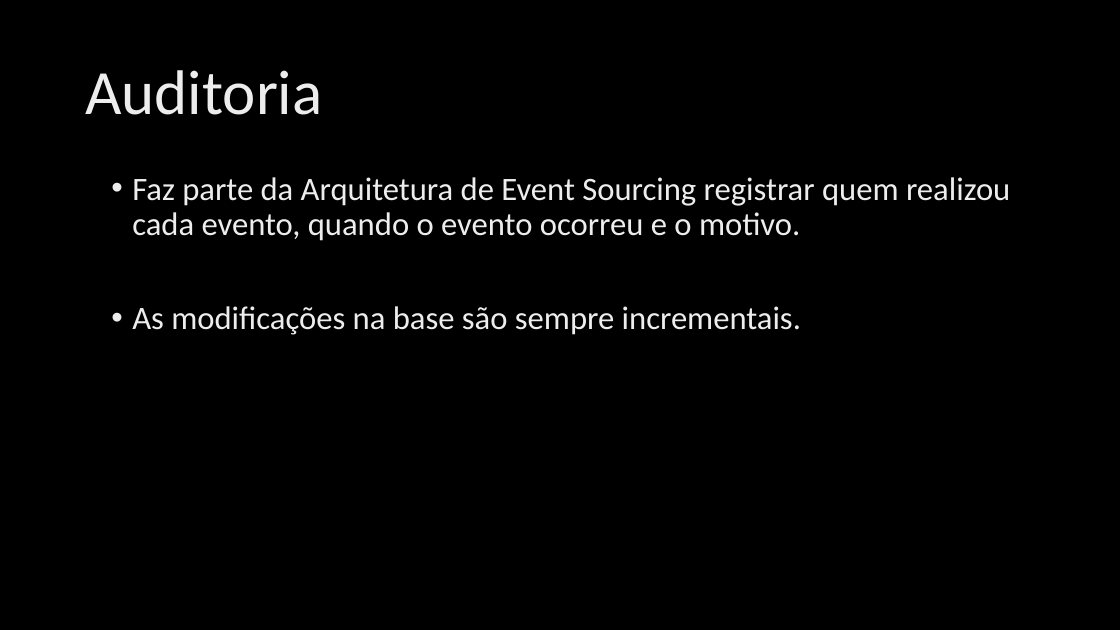
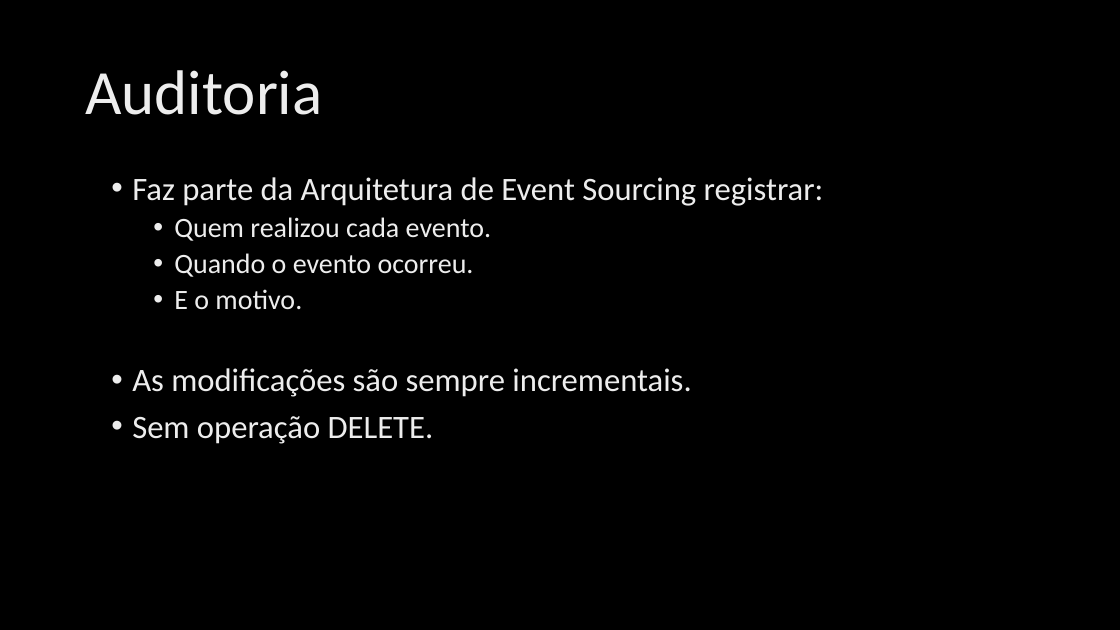
Before and after one commit to ivanpaulovich/event-sourcing-jambo, a slide deck: slide 7 of docs/Event-Sourcing.pptx. Drawn at 1120x630 pixels with LibreOffice and Linux fonts; fonts in the diff are those of the drawing; background and template pictures are left out. Boxes give left, top, right and bottom in pixels: in the first picture for what was removed or moved away, otherwise in the second. Text is boxed around its words. In the diff, an @@ line names an element or a change of style, - is before the commit and + after.

Commit message:
ok

```diff
--- a/docs/Event-Sourcing.pptx
+++ b/docs/Event-Sourcing.pptx
@@ text at (132,177,824,444): text changed @@
-• Faz parte da Arquitetura de Event Sourcing registrar quem realizou cada evento, quando o evento ocorreu e o motivo.
-• As modificações na base são sempre incrementais.
+• Faz parte da Arquitetura de Event Sourcing registrar:
+  • Quem realizou cada evento.
+  • Quando o evento ocorreu.
+  • E o motivo.
+• As modificações são sempre incrementais.
+• Sem operação DELETE.
```
Also in this commit, not shown: 6 other slides changed.
